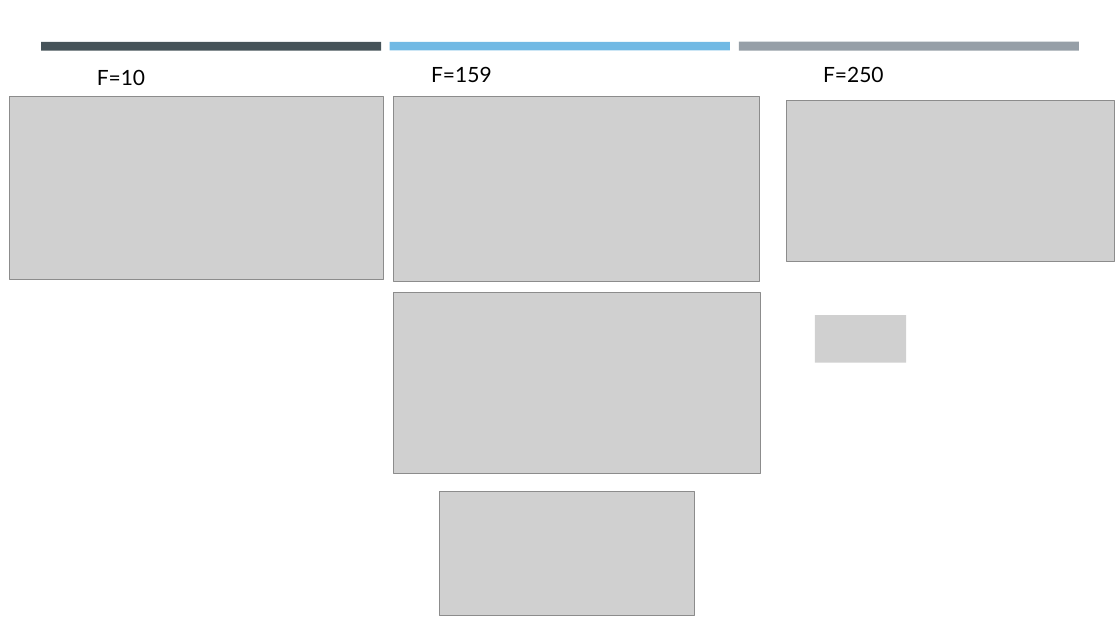
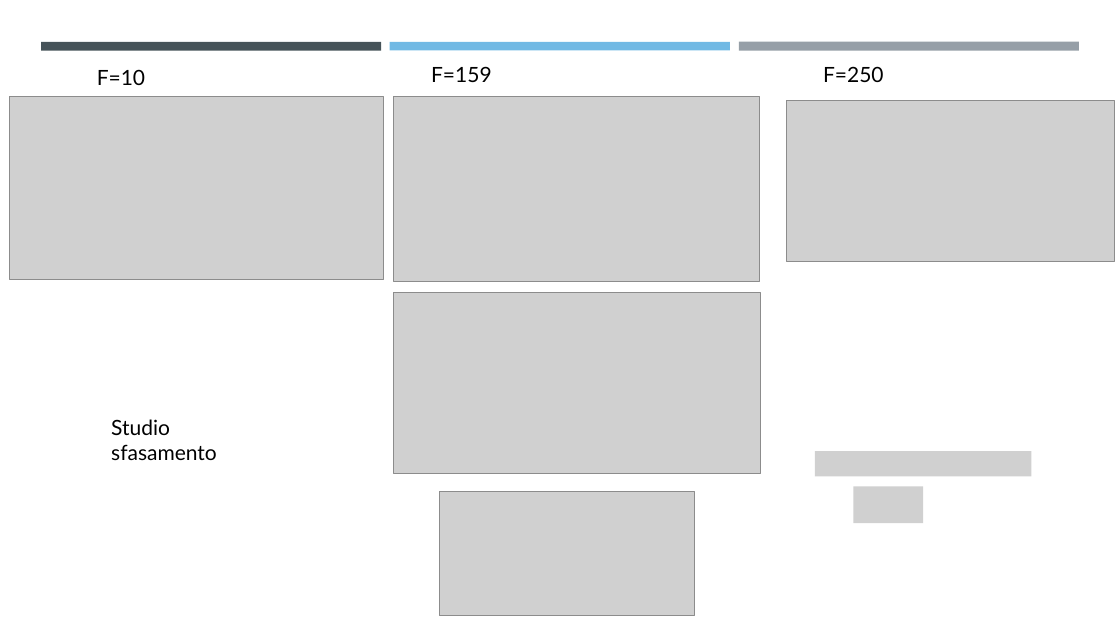
Before and after one commit to RiccardoSC2050/Progetto-sistemi-elettronici, a slide deck: slide 6 of presentazione/Studio filtro passa alto (HP).pptx. Drawn at 1120x630 pixels with LibreOffice and Linux fonts; fonts in the diff are those of the drawing; grey boxes stand for pictures. Boxes give left, top, right and bottom in pixels: in the first picture for what was removed or moved away, otherwise in the second. Text is boxed around its words. In the diff, an @@ line names an element or a change of style, - is before the commit and + after.

```diff
--- a/presentazione/Studio filtro passa alto (HP).pptx
+++ b/presentazione/Studio filtro passa alto (HP).pptx
@@ picture removed at (x1=815, y1=315, x2=907, y2=363) @@
@@ text added at (x1=111, y1=419, x2=217, y2=460), 18 pt, text #000000 @@
+Studio sfasamento
@@ picture added at (x1=815, y1=451, x2=1032, y2=476) @@
@@ picture added at (x1=854, y1=486, x2=923, y2=523) @@
```
Also in this commit, not shown: 5 other slides changed, 13 slides added, 1 slide removed, 12 other files.
